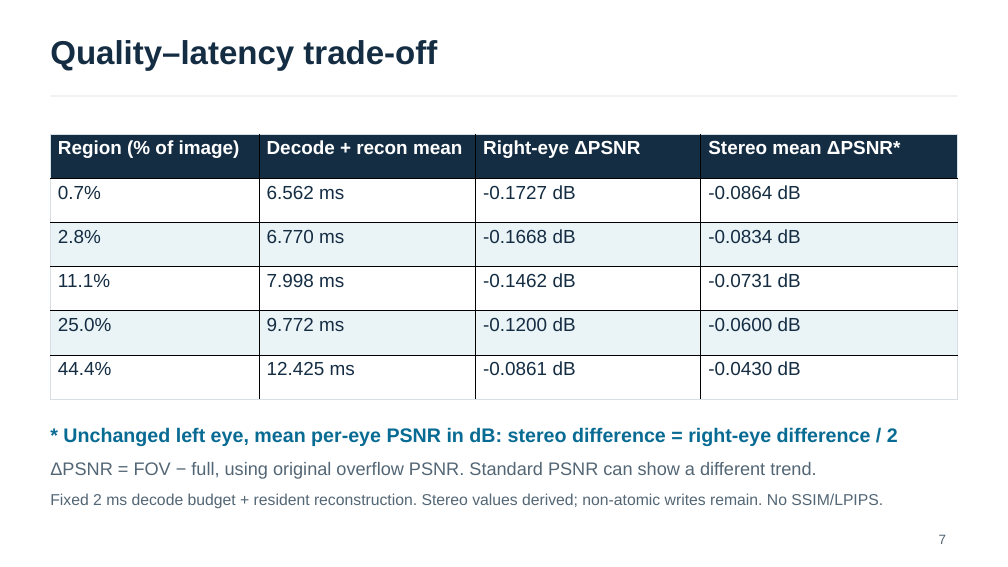
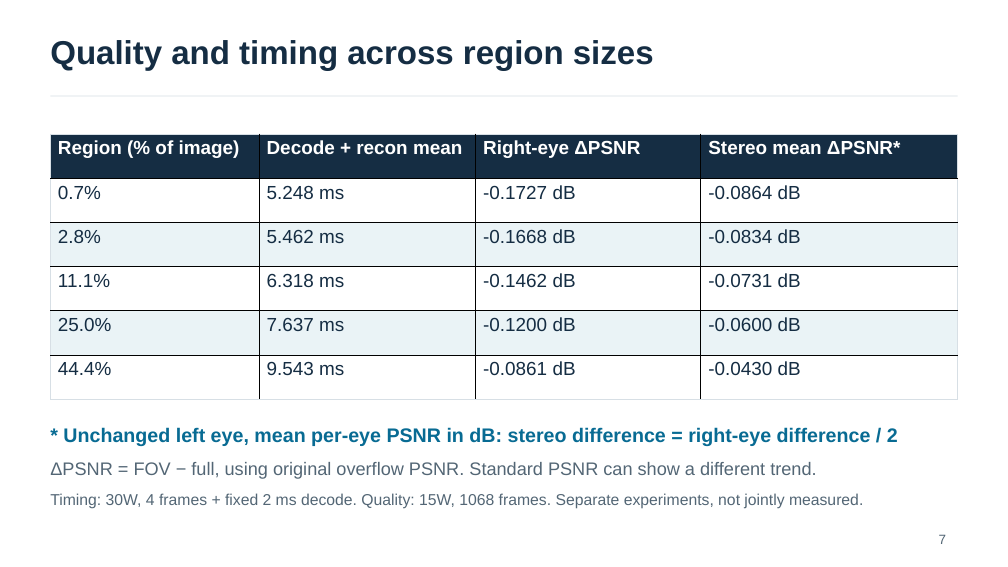
Before and after one commit to yingtian991221/stereo-eye-reconstruction, a slide deck: slide 7 of presentations/weekly_20261029/weekly_20261029_english_30w.pptx. Drawn at 1008x567 pixels with LibreOffice and Linux fonts; fonts in the diff are those of the drawing. Boxes give left, top, right and bottom in pixels: in the first picture for what was removed or moved away, otherwise in the second. Text is boxed around its words. In the diff, an @@ line names an element or a change of style, - is before the commit and + after.

```diff
--- a/presentations/weekly_20261029/weekly_20261029_english_30w.pptx
+++ b/presentations/weekly_20261029/weekly_20261029_english_30w.pptx
@@ text at [50, 40, 654, 71]: text changed @@
-Quality–latency trade-off
+Quality and timing across region sizes
@@ table at [51, 134, 958, 399] @@
-row 2, column 2: 6.562 ms
+row 2, column 2: 5.248 ms
-row 3, column 2: 6.770 ms
+row 3, column 2: 5.462 ms
-row 4, column 2: 7.998 ms
+row 4, column 2: 6.318 ms
-row 5, column 2: 9.772 ms
+row 5, column 2: 7.637 ms
-row 6, column 2: 12.425 ms
+row 6, column 2: 9.543 ms
@@ text at [50, 493, 863, 509]: text changed @@
-Fixed 2 ms decode budget + resident reconstruction. Stereo values derived; non-atomic writes remain. No SSIM/LPIPS.
+Timing: 30W, 4 frames + fixed 2 ms decode. Quality: 15W, 1068 frames. Separate experiments, not jointly measured.
```
Also in this commit, not shown: 1 other slide changed, 2 slides added, 3 slides removed, 5 other files.
